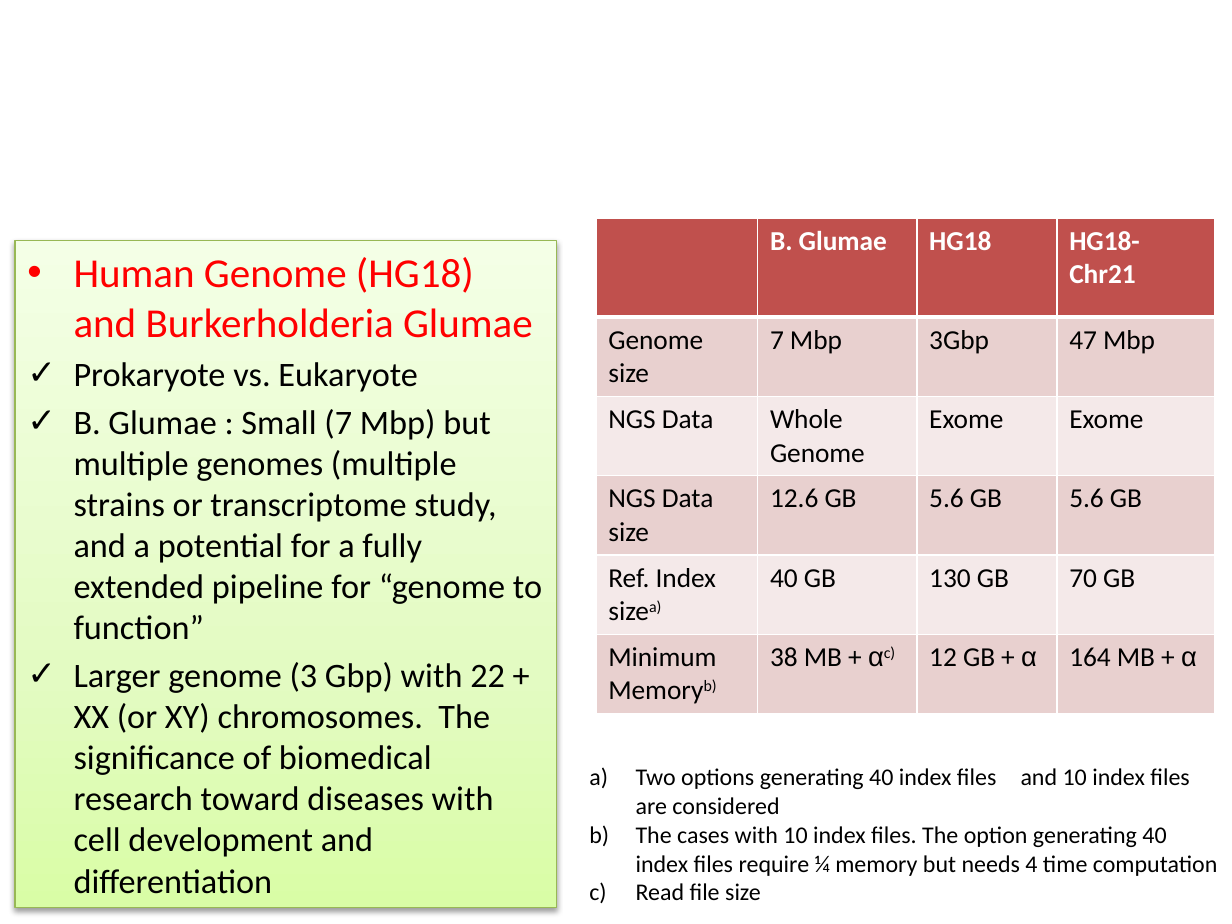
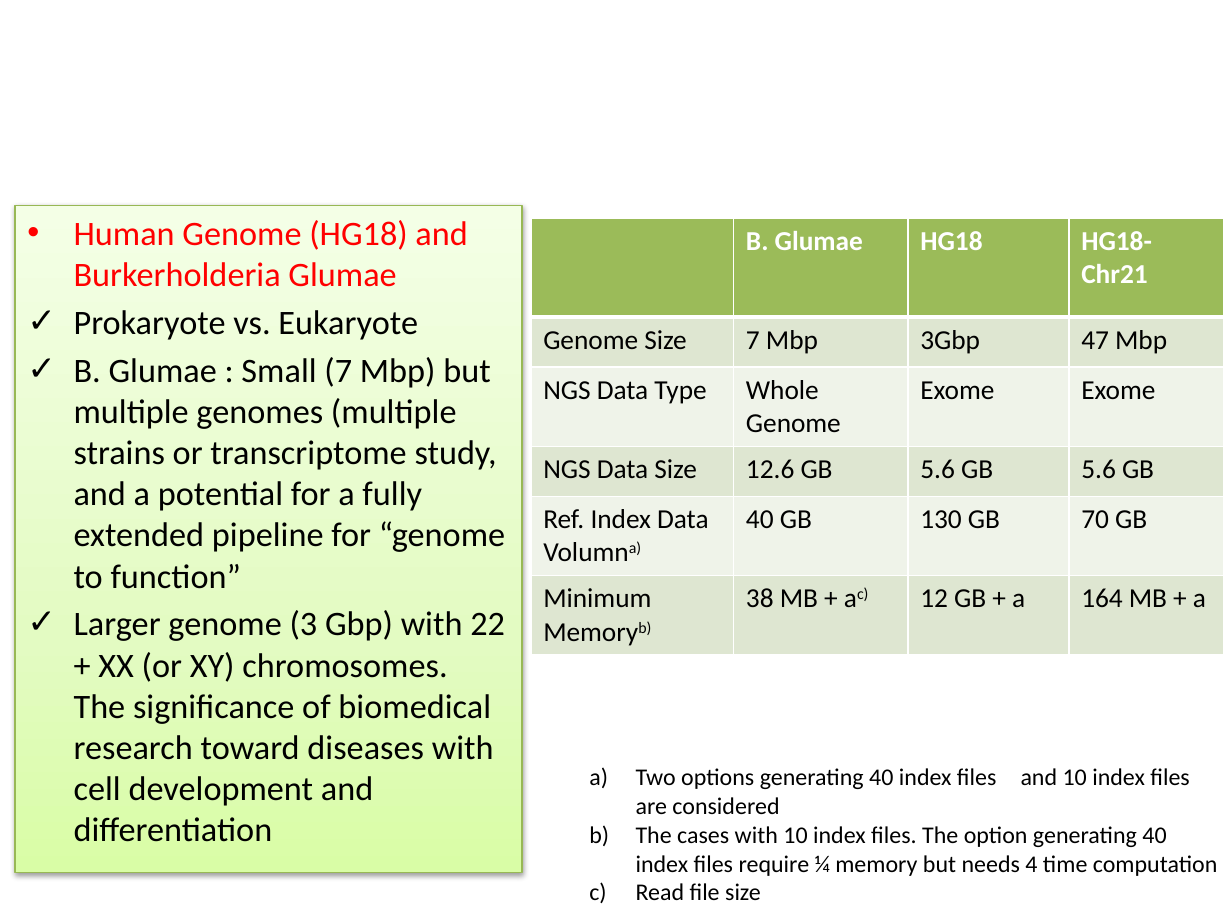
Before and after one commit to saga-project/saga-cpp-legacy-projects, a slide deck: slide 26 of papers/tg11-dare/XD-TALK/PSC-workshop.pptx. Drawn at 1232x924 pixels with LibreOffice and Linux fonts; fonts in the diff are those of the drawing. Boxes give left, top, right and bottom in pixels: in the first picture for what was removed or moved away, otherwise in the second. Text is boxed around its words. In the diff, an @@ line names an element or a change of style, - is before the commit and + after.

Commit message:
update

```diff
--- a/papers/tg11-dare/XD-TALK/PSC-workshop.pptx
+++ b/papers/tg11-dare/XD-TALK/PSC-workshop.pptx
@@ rectangle "Human Genome (HG18) and Burkerholderia ..." resized from (x1=15, y1=240, x2=557, y2=908) to (x1=15, y1=206, x2=522, y2=873) @@
@@ text in rectangle at (x1=74, y1=220, x2=467, y2=287): size 24 to 20 pt in "Human Genome (HG18) and Burkerholderia Glumae" @@
@@ table at (x1=531, y1=218, x2=1226, y2=652) @@
-row 2, column 1: Genome size
+row 2, column 1: Genome Size
-row 3, column 1: NGS Data
+row 3, column 1: NGS Data Type
-row 4, column 1: NGS Data size
+row 4, column 1: NGS Data Size
-row 5, column 1: Ref. Index sizea)
+row 5, column 1: Ref. Index Data Volumna)
-row 6: Minimum Memoryb) | 38 MB + αc) | 12 GB + α | 164 MB + α
+row 6: Minimum Memoryb) | 38 MB + ac) | 12 GB + a | 164 MB + a
@@ fill #C0504D to #9BBB59 in row 1 @@
@@ fill #E8D0D0 to #DEE7D1 in 12 cells @@
@@ fill #F4E9E9 to #EFF3EA in 8 cells @@
@@ table resized from (x1=596, y1=218, x2=1215, y2=708) to (x1=531, y1=218, x2=1226, y2=652) @@
```
Also in this commit, not shown: 6 other slides changed.
